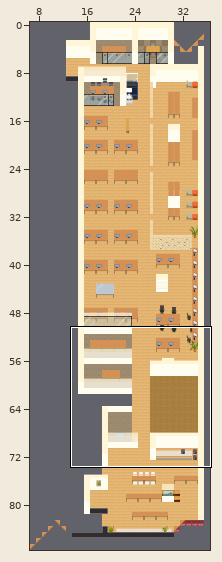
Two states of a Tiled map (JSON), maps/map.json. Above, an overview of the earlier version with the close-up marked.
Close-up. The starting point:
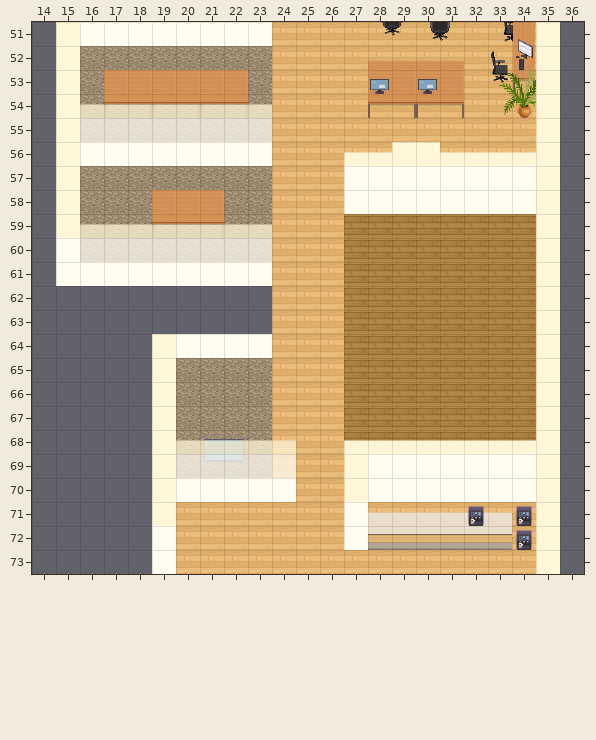
Cells are 32x32 px. Shown: x 14..36, y 51..73. The commit also changed other parts of the map, which this record leaves out.
After:
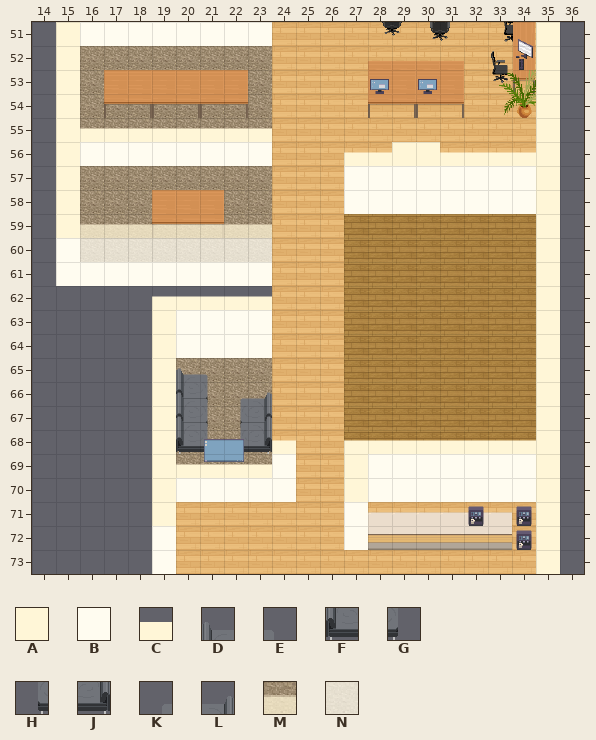
Key: from "Chunk 1": A 28, B 29, C 31, D 108, E 109, F 113, G 114, H 121, J 122, K 143, L 144, M 190, N 191.
_ is an empty cell, . an unchanged one.
See-through tiles are keyed as they look on the map.
Edits made:
--- layer "Wallpaper"
@@ x 16..23 @@
-55 ________
+55 CCCCCCCC
@@ x 20..23 @@
-69 ____
+69 CCCC
--- layer "furniture"
@@ x 20..23 @@
-66 __..
-67 ____
-68 ____
+66 FG..
+67 FGHJ
+68 FGHJ
--- layer "aboveFurniture"
@@ x 20..23 @@
-65 __..
-66 ____
-67 ____
+65 DE..
+66 DEKL
+67 DEKL
--- layer "abovePlayer1"
@@ x 19..23 @@
-62 _____
-63 _____
+62 CCCCC
+63 ABBBB
--- layer "Wallpaper #2"
@@ x 16..23 @@
-54 MMMMMMMM
-55 NNNNNNNN
+54 ________
+55 ________
@@ x 20..24 @@
-68 MMMMM
-69 NNNNN
+68 ____C
+69 ____B
Where, in picture pixels (left, top, right, bottom), the same in both close-ups:
changed: (80, 104, 272, 142)
added: (152, 296, 272, 334)
changed: (176, 368, 296, 478)
